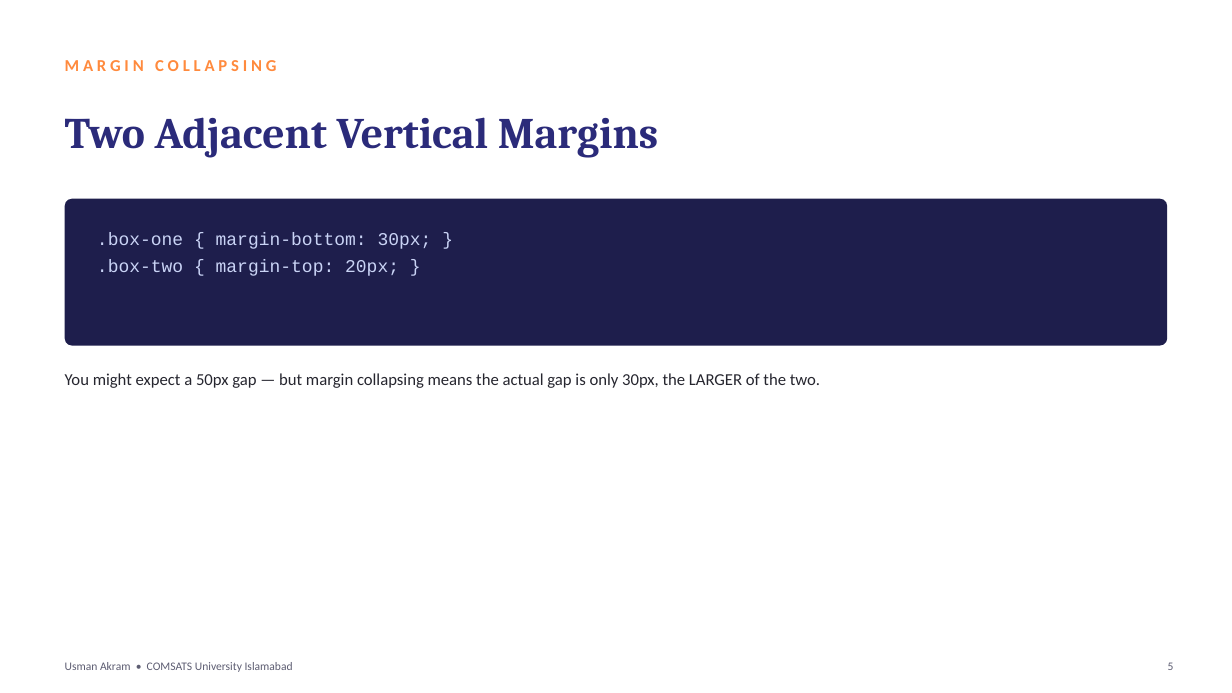
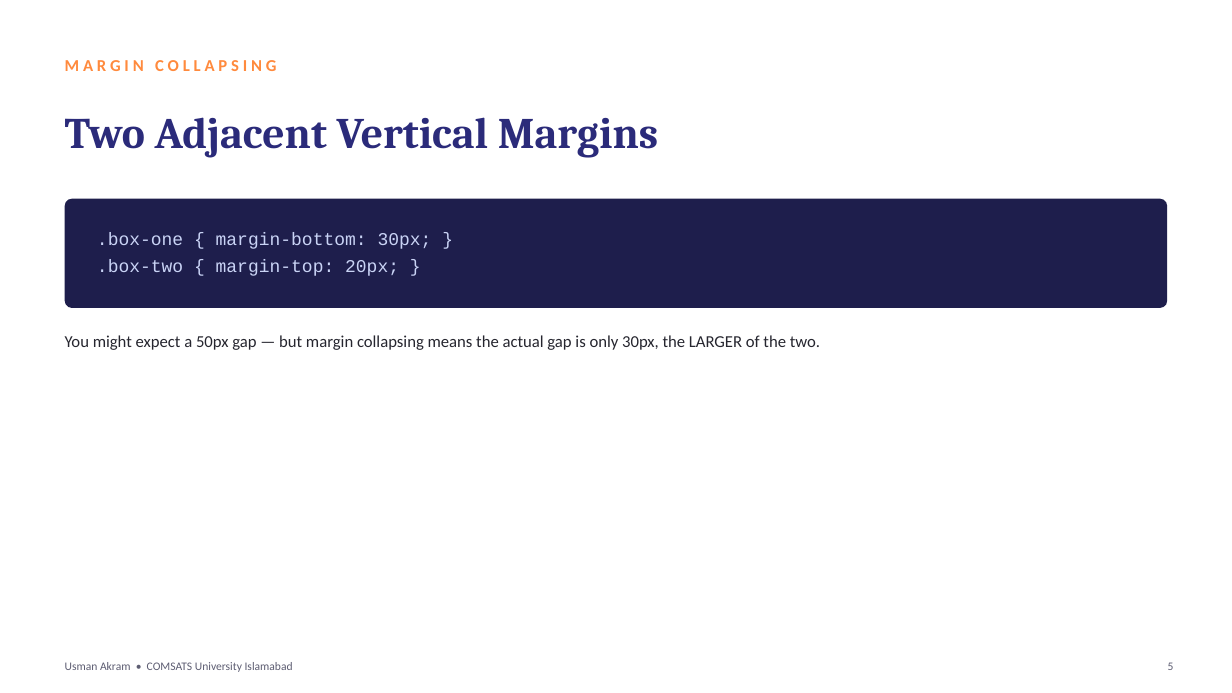
Before and after one commit to mua22/mern-web-book, a slide deck: slide 5 of slides/CSC336-Lecture-06-CSS-Box-Model-and-Display.pptx. Drawn at 1232x693 pixels with LibreOffice and Linux fonts; fonts in the diff are those of the drawing. Boxes give left, top, right and bottom in pixels: in the first picture for what was removed or moved away, otherwise in the second. Text is boxed around its words. In the diff, an @@ line names an element or a change of style, - is before the commit and + after.

```diff
--- a/slides/CSC336-Lecture-06-CSS-Box-Model-and-Display.pptx
+++ b/slides/CSC336-Lecture-06-CSS-Box-Model-and-Display.pptx
@@ rounded rectangle: place and size @@
-rounded rectangle at (65, 199, 1167, 346)
+rounded rectangle at (65, 199, 1167, 308)
@@ rounded rectangle at (65, 199, 1167, 308): proportions changed @@
@@ text "You might expect a 50px ...": place and size @@
-text "You might expect a 50px ..." at (65, 373, 820, 388)
+text "You might expect a 50px ..." at (65, 335, 820, 350)
```
Also in this commit, not shown: 7 other slides changed, 2 other files.
